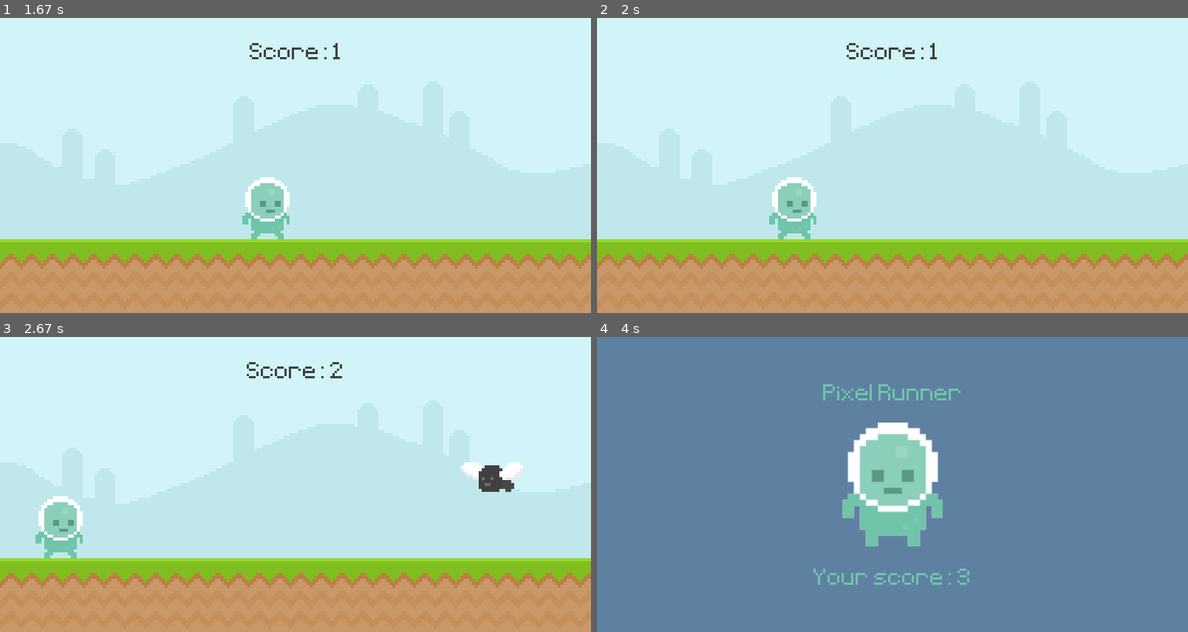
Above: before the commit, frames 1-4 (two rows, left to right).
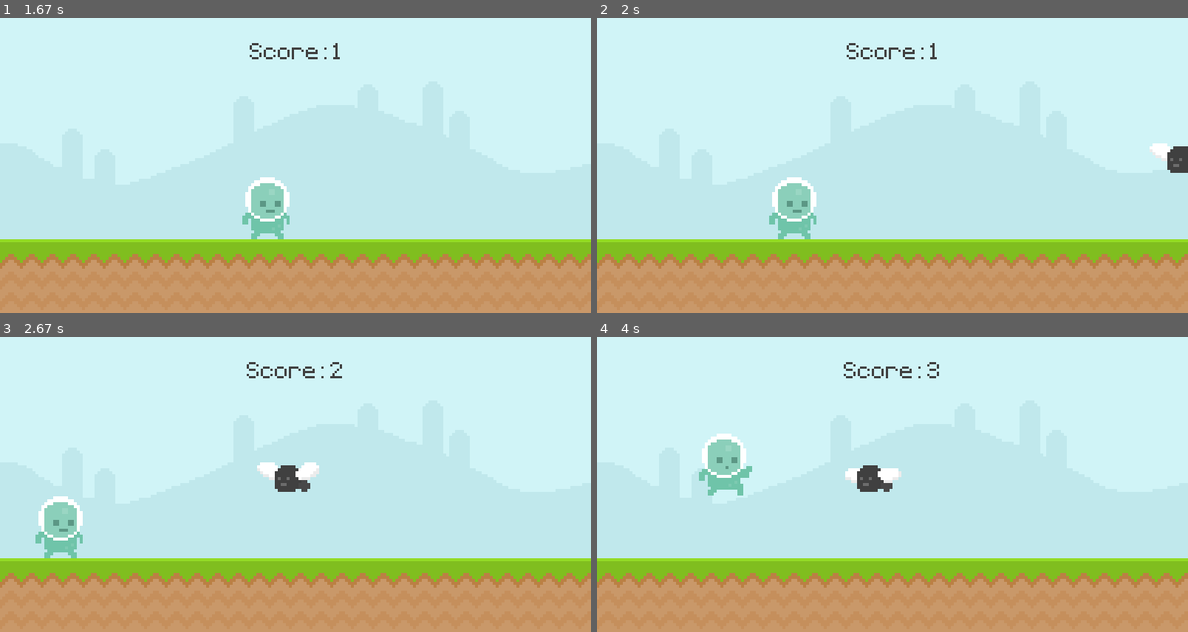
Above: after the commit, the same moments.

Repository: Thower56/Pygame_Runner
Game: pygame game, started from main.py
Two runs of this game, one before a commit and one after it. Both use one fixed random seed, a clock stepped at 60 frames per second and the inputs below.
Inputs:
- Up to frame 1 (1.67 s): tap Space at 0.33 s; hold D 0.67-1.13 s; hold D 1.17-1.63 s
- Up to frame 2 (2 s): hold A from 1.67 s (still down)
- Up to frame 3 (2.67 s): release A at 2.2 s; hold A 2.23-2.63 s
- Up to frame 4 (4 s): hold D 2.67-3.3 s; hold A 3.33-3.8 s; hold D from 3.83 s (still down); tap Space at 3.9 s

Frame 1 is identical in both runs. In frame 2, 0.4% of the frame differs, in the area x 93-100%, y 42-53%; in frame 3, 1.4%; in frame 4, 100%, in the area x 0-100%, y 0-100%.

Commit message:
more level

Diff:
--- a/GameEngine.py
+++ b/GameEngine.py
@@ -5,6 +5,8 @@
 from Sound import Sound
 from random import choice
 from GameLogic import GameLogic
+from Sprite import Sprite
+from Levels import Levels
 
 class GameEngine:
     def __init__(self):
@@ -14,8 +16,14 @@
         self.graphic = Graphic()
 
         self.player = pygame.sprite.GroupSingle()
-        self.obstacle_group = pygame.sprite.Group()
         self.player.add(Player())
+
+        self.level_1 = Levels('graphics/Sky_1.png' , 'graphics/ground_1.png')
+        self.level_2 = Levels('graphics/Sky_2.png' , 'graphics/ground_2.png')
+        self.level_3 = Levels('graphics/Sky_3.png' , 'graphics/ground_3.png')
+
+        self.levels = [self.level_1, self.level_2, self.level_3]
+        self.level_index = 0
 
         self.music = Sound()
         self.music.play()
@@ -23,21 +31,32 @@
         self.clock = pygame.time.Clock()
 
     def update(self):
-        self.graphic.display_score()
         self.player.update()
-        self.obstacle_group.update()
-        self.graphic.display_score()
-        self.game_logic.collisions_sprite(self.player, self.obstacle_group)
+        self.levels[self.level_index % len(self.levels)].get_obstacles().update()
+        self.game_logic.calculate_score()
+        self.graphic.display_score(self.game_logic.get_score())
+        self.game_logic.collisions_sprite(self.player, self.levels[self.level_index % len(self.levels)].get_obstacles())
+        self.game_logic.check_win_condition(self.levels[self.level_index % len(self.levels)].get_obstacles())
 
     def run(self):
         while True:
             for event in pygame.event.get():
-                self.game_logic.handle_event(event, self.obstacle_group)
+                self.game_logic.handle_event(event, self.levels[self.level_index % len(self.levels)].get_obstacles())
+
             if self.game_logic.game_active:
-                self.graphic.draw(self.player, self.obstacle_group)
+                self.graphic.draw(self.player, self.levels[self.level_index % len(self.levels)])
                 self.update()
-            elif self.game_logic.game_active == False:
-                self.graphic.gameover()
-                self.player.sprite.reset_pos()
+
+            elif not self.game_logic.game_active:
+                if self.game_logic.get_score() >= 10:
+                    self.graphic.leveldone()
+                    self.level_index = self.game_logic.change_level()
+                    self.player.sprite.reset_pos()
+
+                else:
+                    self.graphic.gameover(self.game_logic.get_score())
+                    self.player.sprite.reset_pos()
+                    self.level_index = 0
+
             pygame.display.update()
             self.clock.tick(60)
--- a/GameLogic.py
+++ b/GameLogic.py
@@ -5,7 +5,9 @@
 class GameLogic():
     def __init__(self):
         self.game_active = False
-
+        self.stage_done = False
+        self.index_level = 1
+        self.score = 0
         self.obstacle_timer = pygame.USEREVENT + 1
         pygame.time.set_timer(self.obstacle_timer, 1500)
         self.clock = pygame.time.Clock()
@@ -14,6 +16,7 @@
         if pygame.sprite.spritecollide(p_player.sprite, p_obstacle_group,False):
             p_obstacle_group.empty()
             self.game_active = False
+            self.index_level = 0
         else: self.game_active = True
 
     def handle_event(self, event, p_obstacle_group):
@@ -23,5 +26,34 @@
         elif not self.game_active and event.type == pygame.KEYDOWN and event.key == pygame.K_SPACE:
             self.game_active = True
             self.start_time = int(pygame.time.get_ticks()/1000)
+            self.reset_score()
+            if self.stage_done:
+                self.index_level += 1
+                self.inc_difficulty(p_obstacle_group)
         elif self.game_active and event.type == self.obstacle_timer:
             p_obstacle_group.add(Obstacle(choice(['fly', 'snail', 'snail', 'snail'])))
+            self.inc_difficulty(p_obstacle_group)
+
+
+    def calculate_score(self):
+        current_time = int(pygame.time.get_ticks()/1000) - self.start_time
+        self.score = current_time
+
+    def get_score(self):
+        return self.score
+
+    def check_win_condition(self, p_obstacle_group):
+        if self.score == 10:
+            self.game_active = False
+            p_obstacle_group.empty()
+            self.stage_done = True
+
+    def reset_score(self):
+        self.score = 0
+
+    def change_level(self):
+        return self.index_level
+
+    def inc_difficulty(self, obstacles):
+        for obstacle in obstacles:
+            obstacle.speed_up((self.index_level + 1) * 2)
--- a/Graphic.py
+++ b/Graphic.py
@@ -6,41 +6,42 @@
     def __init__(self):
         pygame.init()
         self.screen = pygame.display.set_mode((800,400))
-        self.start_time = 0
-        self.score = 0
-
-        self.sky_surface = Sprite('graphics/Sky.png', 0, 0)
-        self.ground_surface = Sprite('graphics/ground.png', 0, 300)
 
         self.player_stand = Sprite('graphics/Player/player_stand.png', 400, 200, True)
         self.player_stand.transform_rotozoom(0,2)
 
         self.game_name = Label('Pixel Runner', 400, 80)
         self.game_message = Label('Press space to run', 400, 330)
-        self.score_message = Label(f'Your score: {self.score}', 400, 330)
+        self.score_message = Label(f'Your score: {0}', 400, 330)
+        self.game_level_done = Label('Level Done !', 400, 350)
 
-    def display_score(self):
-        current_time = int(pygame.time.get_ticks()/1000) - self.start_time
-        score_onScreen = Label(f'Score: {current_time}', 400, 50, (64,64,64))
+    def display_score(self, p_score):
+        score_onScreen = Label(f'Score: {p_score}', 400, 50, (64,64,64))
         score_onScreen.draw(self.screen)
-        self.score = current_time
 
-    def draw(self, player, obstacle_group):
-        self.sky_surface.draw(self.screen)
-        self.ground_surface.draw(self.screen)
-        player.draw(self.screen)
-        obstacle_group.draw(self.screen)
+    def draw(self, p_player, p_level):
+        for element in p_level.get_background():
+            element.draw(self.screen)
+        obstacles = p_level.get_obstacles()
+        obstacles.draw(self.screen)
+        p_player.draw(self.screen)
 
-    def gameover(self):
+    def gameover(self, p_score):
         self.screen.fill((94,129,162))
 
         self.player_stand.draw(self.screen)
 
-        self.score_message.set_text(f'Your score: {self.score}')
+        self.score_message.set_text(f'Your score: {p_score}')
         self.game_name.draw(self.screen)
 
-        if self.score == 0:
+        if p_score == 0:
             self.game_message.draw(self.screen)
         else:
             self.score_message.draw(self.screen)
-        self.start_time = int(pygame.time.get_ticks()/1000)
+
+    def leveldone(self):
+        self.screen.fill((94,129,162))
+
+        self.player_stand.draw(self.screen)
+        self.game_name.draw(self.screen)
+        self.game_level_done.draw(self.screen)
--- /dev/null
+++ b/Levels.py
@@ -0,0 +1,14 @@
+import pygame
+from Sprite import Sprite
+
+class Levels():
+    def __init__(self, p_sky, p_ground):
+        self.sky = Sprite(p_sky,0,0)
+        self.ground = Sprite(p_ground, 0, 300)
+        self.obstacles = pygame.sprite.Group()
+
+    def get_background(self):
+        return [self.sky, self.ground]
+
+    def get_obstacles(self):
+        return self.obstacles
--- a/Obstacle.py
+++ b/Obstacle.py
@@ -4,6 +4,8 @@
 class Obstacle(pygame.sprite.Sprite):
     def __init__(self, type):
         super().__init__()
+
+        self.speed = 6
 
         if type == 'fly':
             fly_1 = pygame.image.load('graphics/Fly/Fly1.png').convert_alpha()
@@ -27,9 +29,12 @@
 
     def update(self):
         self.animation_state()
-        self.rect.x -= 6
+        self.rect.x -= self.speed
         self.destroy()
 
     def destroy(self):
         if self.rect.x <= -100:
             self.kill()
+
+    def speed_up(self, speed):
+        self.speed += speed
Renamed: graphics/Sky.png -> graphics/Sky_1.png
Binary file added: graphics/Sky_2.png
Binary file added: graphics/Sky_3.png
Renamed: graphics/ground.png -> graphics/ground_1.png
Binary file added: graphics/ground_2.png
Binary file added: graphics/ground_3.png
